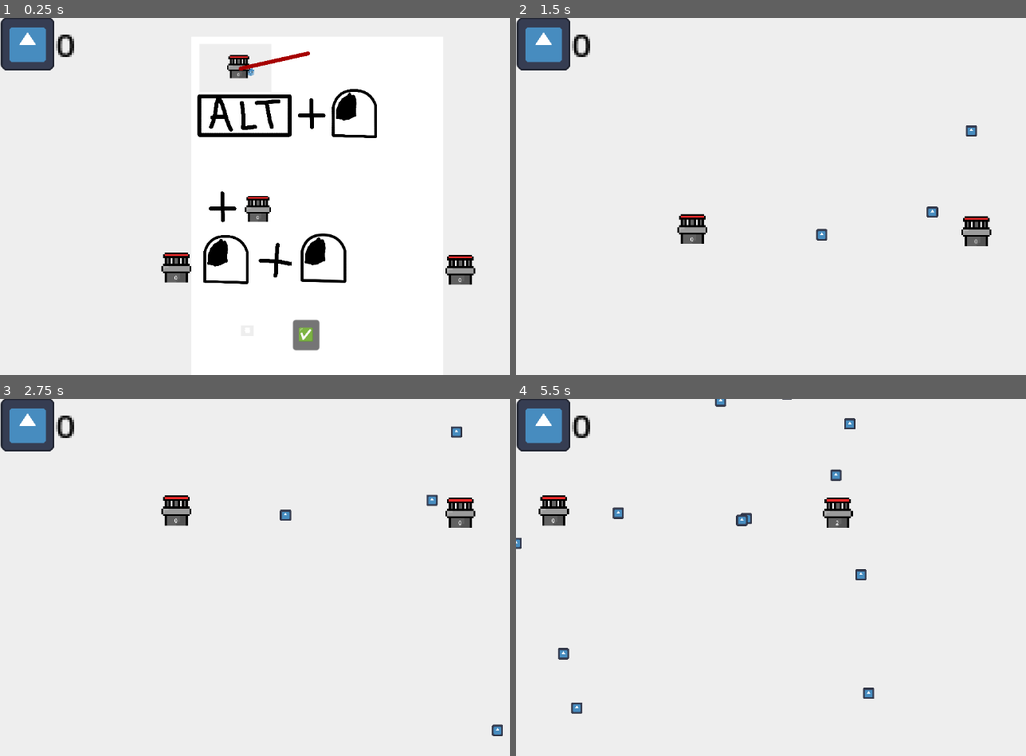
Above: before the commit, frames 1-4 (two rows, left to right).
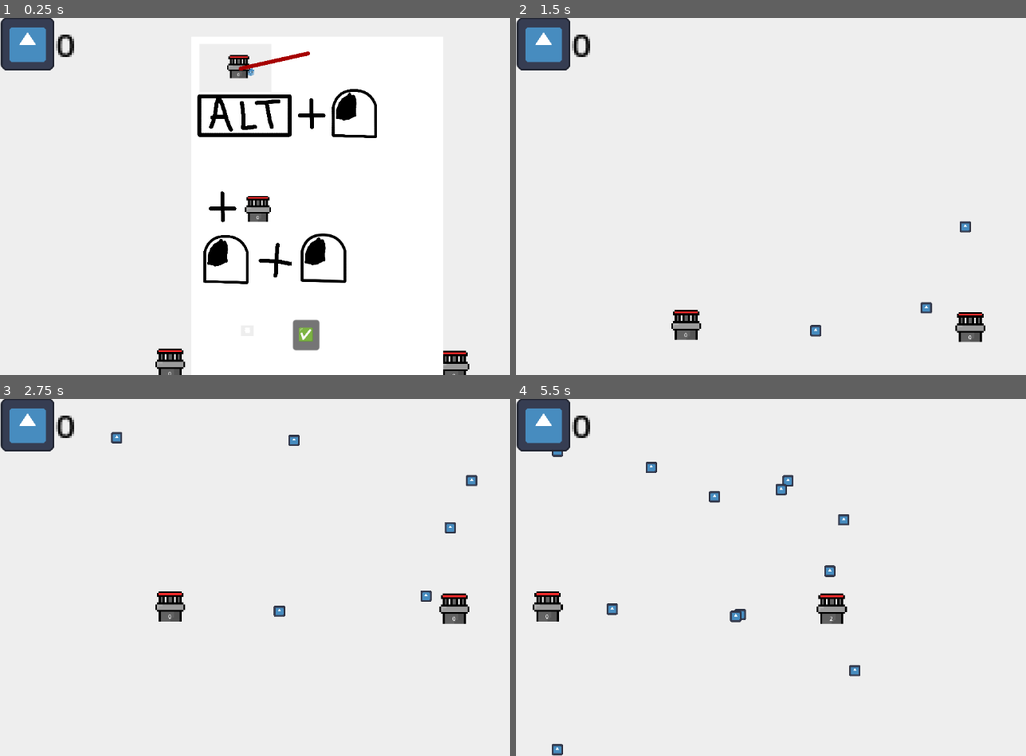
Above: after the commit, the same moments.

Repository: produced-demand/produced-demand
Game: Godot game, scene res://level.tscn
Two runs of this game, one before a commit and one after it. Both use one fixed random seed, a clock stepped at 60 frames per second and the inputs below. The engine's default icon, where the game draws it, is replaced by a stand-in: a white triangle on a blue panel in a dark square.
Inputs (mouse positions are in pixels of both pictures, inside the frame that each line leads up to):
- Up to frame 1 (0.25 s): no input
- Up to frame 2 (1.5 s): click "✅" at 0.5 s; move the mouse to (975, 178) at 1.27 s; hold Down (camera_move_down) from 1.28 s (still down); click (975, 178) at 1.42 s
- Up to frame 3 (2.75 s): release Down (camera_move_down) at 2 s; drag from (188, 595) to (459, 652) at 2.02 s
- Up to frame 4 (5.5 s): move the mouse to (898, 498) at 2.77 s; hold Right (camera_move_right) 2.78-3.5 s; click (898, 498) at 2.92 s; drag from (801, 648) to (567, 684) at 3.52 s; move the mouse to (1025, 631) at 4.27 s; tap Middle mouse button (camera_pan) at 4.35 s; click (1025, 631) at 4.42 s; drag from (643, 523) to (837, 648) at 5.02 s

The runs differ from the first frame. In frame 1, 1.5% of the frame differs, in the area x 30-94%, y 65-100%; in frame 2, 2.1%; in frame 3, 2.4%; in frame 4, 3.1%, in the area x 0-71%, y 0-100%.

Commit message:
fix level offset

Diff:
--- a/level.tscn
+++ b/level.tscn
@@ -9,7 +9,6 @@
 [ext_resource type="PackedScene" uid="uid://cfduee8lnq0v2" path="res://HUD.tscn" id="6_01tkc"]
 
 [node name="level" type="Node2D"]
-position = Vector2(397, 83)
 
 [node name="OSMWays" type="Node2D" parent="."]
 script = ExtResource("4_d34ci")
@@ -67,5 +66,4 @@
 [node name="Hud" parent="." instance=ExtResource("6_01tkc")]
 
 [node name="Camera2D" type="Camera2D" parent="."]
-position = Vector2(-11, 174)
 script = ExtResource("2_wg34b")
